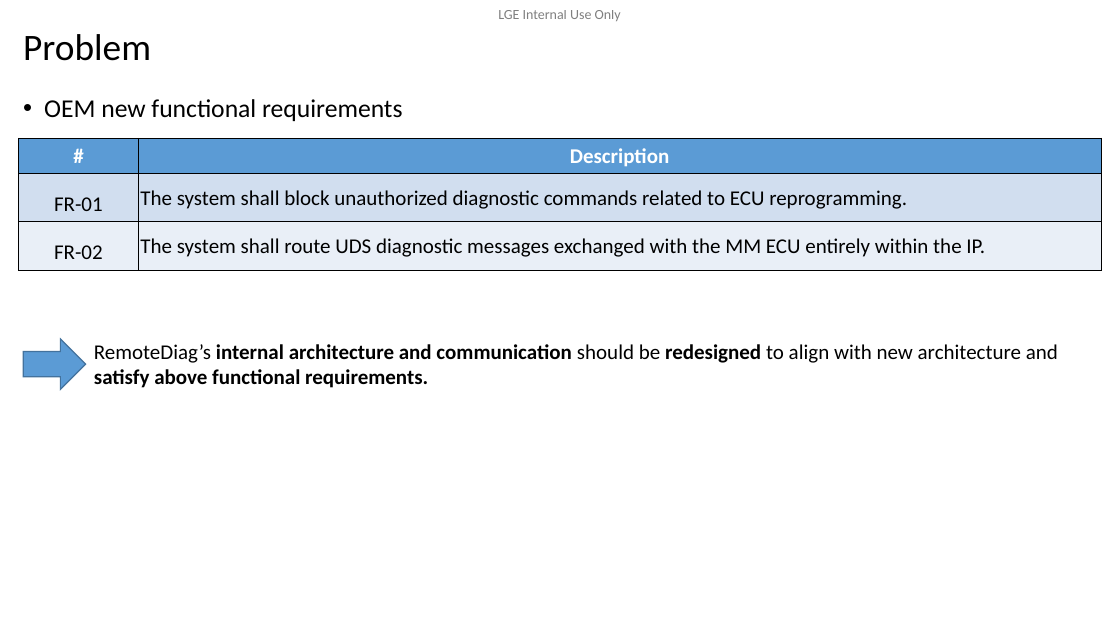
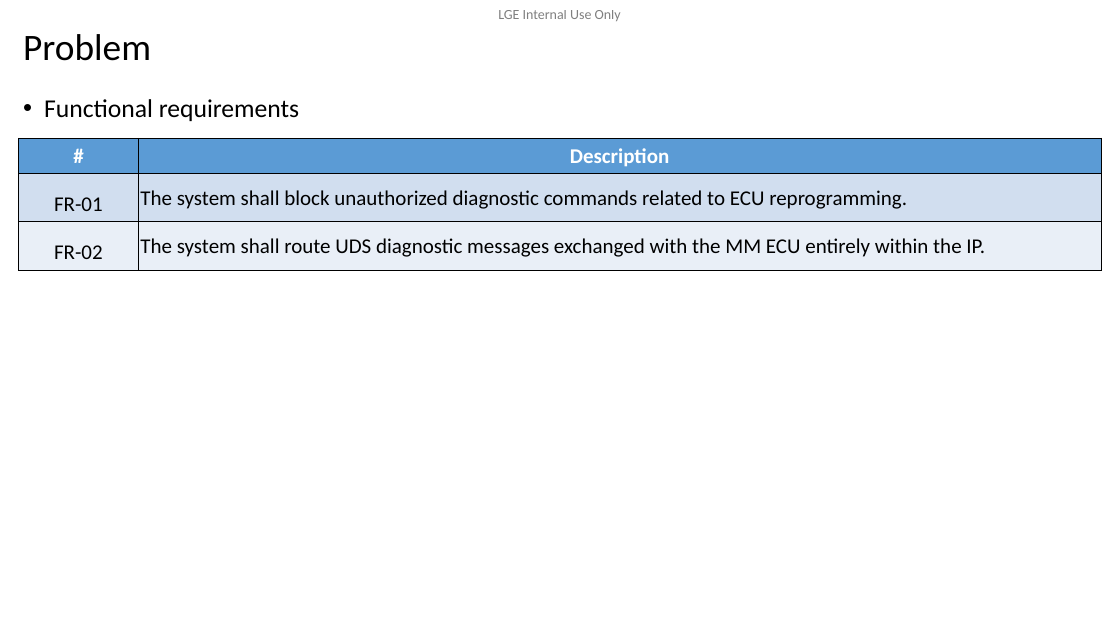
Before and after one commit to btqt/fe, a slide deck: slide 5 of design/FE_phi.vu_Design of Secure Remote Diag on Container Separation Architecture_3rd.pptx (slide 6 before the commit). Drawn at 1120x630 pixels with LibreOffice and Linux fonts; fonts in the diff are those of the drawing; background and template pictures are left out. Boxes give left, top, right and bottom in pixels: in the first picture for what was removed or moved away, otherwise in the second. Text is boxed around its words. In the diff, an @@ line names an element or a change of style, - is before the commit and + after.

```diff
--- a/design/FE_phi.vu_Design of Secure Remote Diag on Container Separation Architecture_3rd.pptx
+++ b/design/FE_phi.vu_Design of Secure Remote Diag on Container Separation Architecture_3rd.pptx
@@ text at (x1=44, y1=99, x2=299, y2=121): text changed @@
-• OEM new functional requirements
+• Functional requirements
@@ right arrow removed at (x1=24, y1=339, x2=86, y2=390) @@
@@ text removed at (x1=94, y1=344, x2=1058, y2=388) @@
-RemoteDiag’s internal architecture and communication should be redesigned to align with new architecture and satisfy above functional requirements.
```
Also in this commit, not shown: 8 other slides changed, 3 slides added, 9 slides removed, 1 other file.
